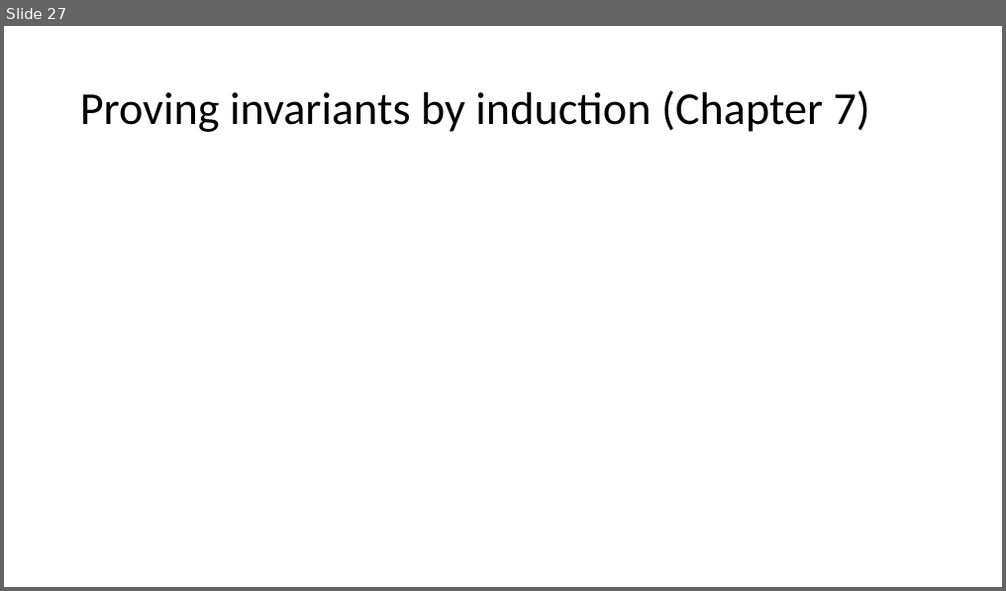
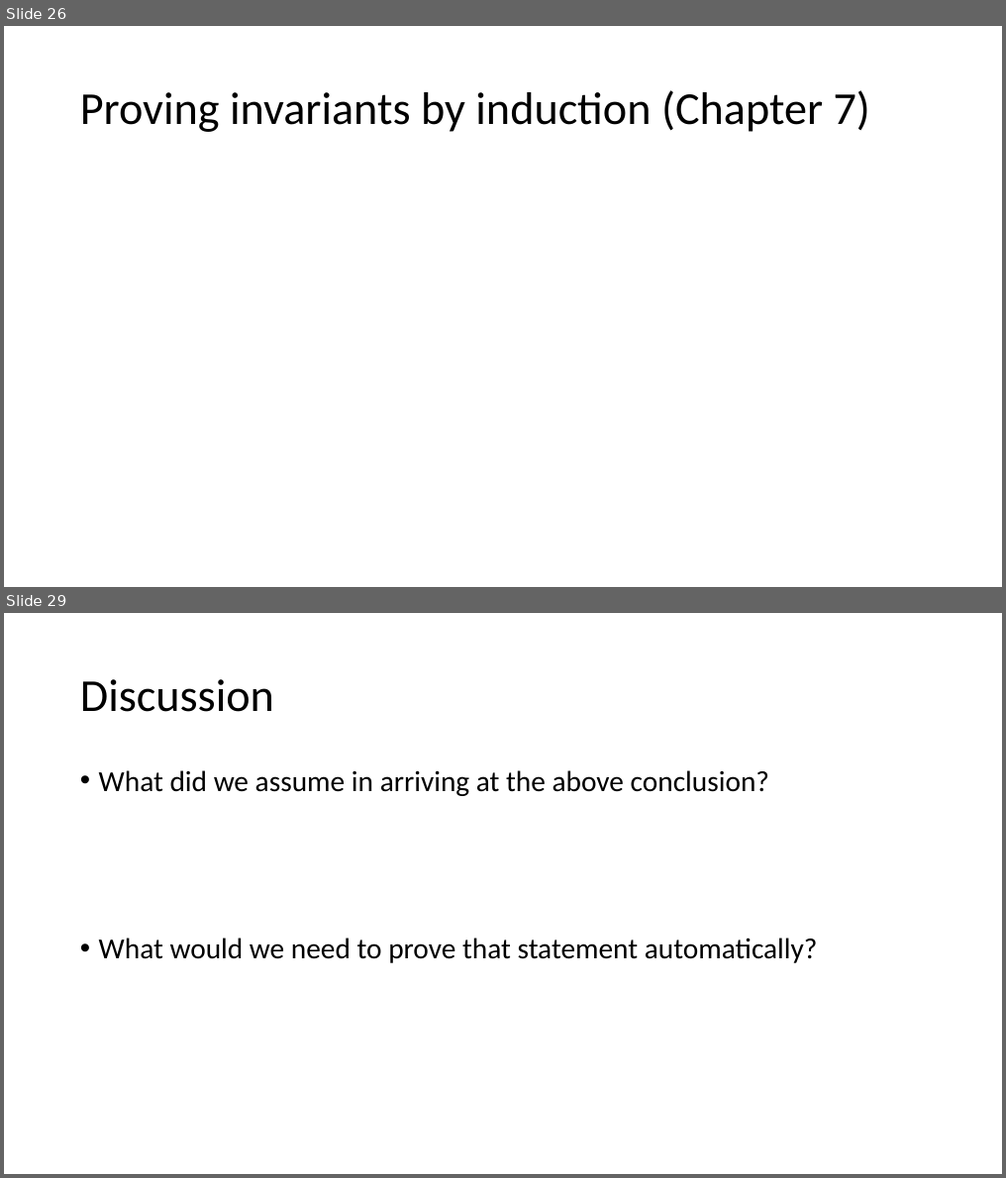
Before and after one commit to sayanmitracode/cpsbooksite, a slide deck: Slides/ModelingComputation.pptx. Shown one above the other, each under a label of ours: slide 27 before the commit, slides 26 and 29 after it; the slides between them are not shown. The pictures are 1006x591 and 1006x1178 pixels, drawn with LibreOffice and Linux fonts; fonts in the diff are those of the drawing; grey boxes stand for pictures. Boxes give left, top, right and bottom in pixels: in the first picture for what was removed or moved away, otherwise in the second. Text is boxed around its words. In the diff, an @@ line names an element or a change of style, - is before the commit and + after.

```diff
--- a/Slides/ModelingComputation.pptx
+++ b/Slides/ModelingComputation.pptx
@@ slide 29 added at bbox=[4, 613, 1002, 1174], background #FFFFFF @@
@@ title added at bbox=[80, 679, 274, 712], 44 pt, text #000000 @@
+Discussion
@@ text added at bbox=[99, 770, 818, 963], 28 pt, text #000000 @@
+• What did we assume in arriving at the above conclusion?
+• What would we need to prove that statement automatically?
@@ what was slide 27 is now slide 26 @@
```
Also in this commit, not shown: 9 slides changed, 2 other slides added, 3 other files.
